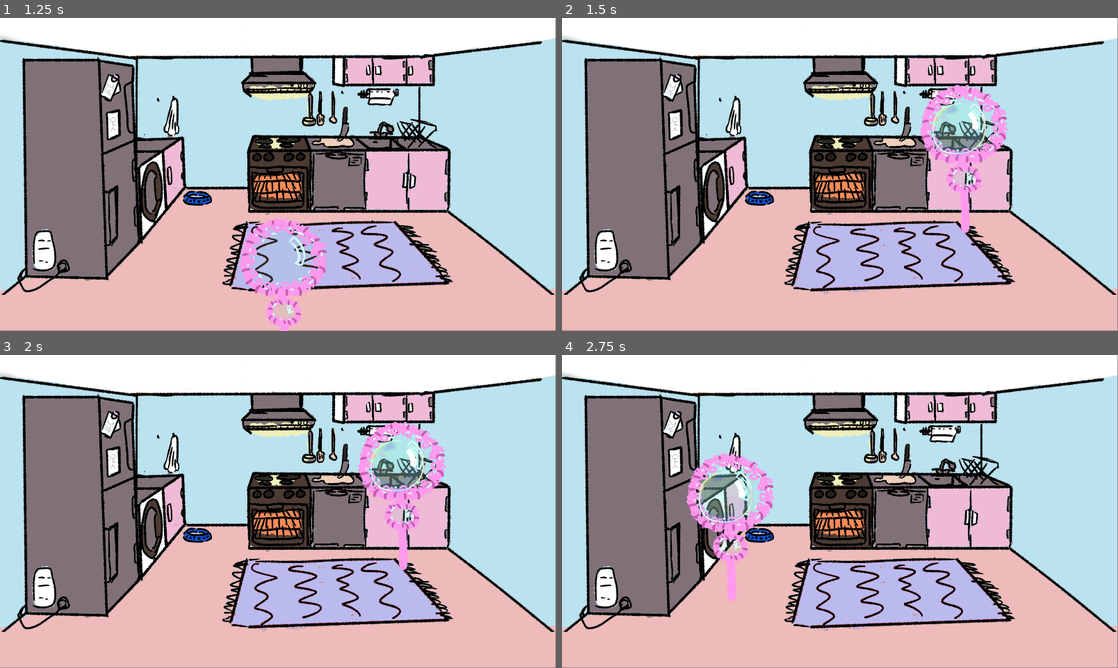
Above: before the commit, frames 1-4 (two rows, left to right).
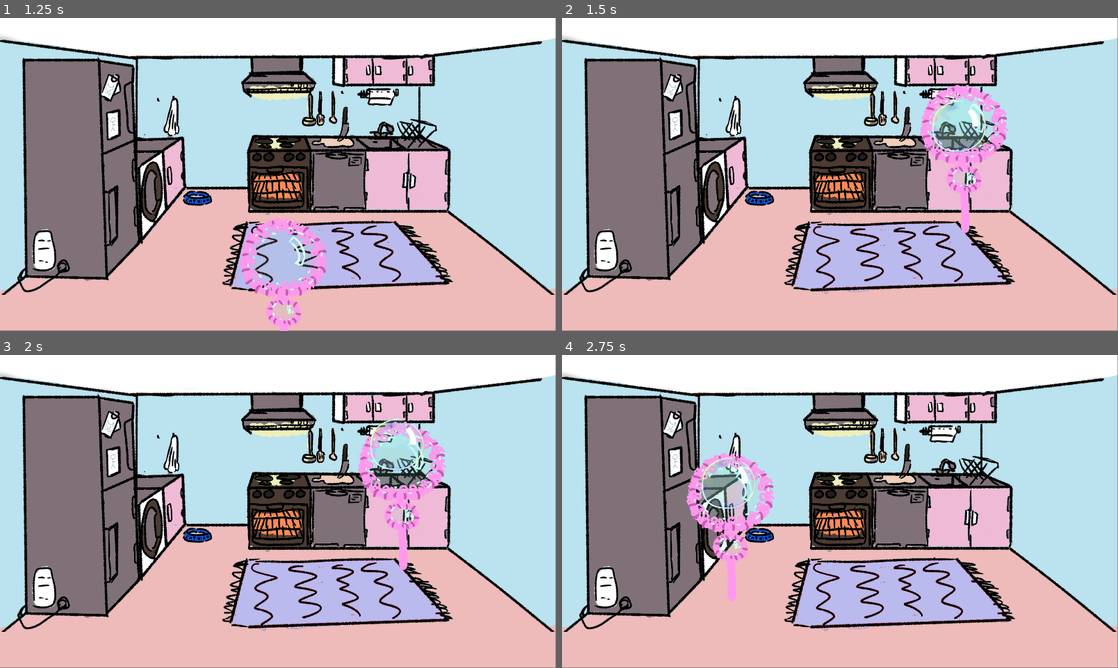
Above: after the commit, the same moments.

Repository: LuckyDiamond2/GGJ2025-Snack-attack-Bubble-Trouble
Game: Godot game, scene res://scenes/title_screen.tscn
Same seed, same stepped clock (60 frames per second), same inputs: the game is played once before the commit and once after it.
Inputs (mouse positions are in pixels of both pictures, inside the frame that each line leads up to):
- Up to frame 1 (1.25 s): click (300, 246) at 0.5 s
- Up to frame 2 (1.5 s): tap Enter at 1.25 s; move the mouse to (962, 158) at 1.27 s; click (962, 158) at 1.42 s
- Up to frame 3 (2 s): no input
- Up to frame 4 (2.75 s): move the mouse to (728, 527) at 2.02 s; click (728, 527) at 2.17 s

Frame 1 is identical in both runs. In frame 2, 0.2% of the frame differs, in the area x 66-77%, y 26-44%; in frame 3, 1.0%, in the area x 66-77%, y 20-44%; in frame 4, 0.7%.

Commit message:
add random movement to bubble

Diff:
--- a/scripts/bubble.gd
+++ b/scripts/bubble.gd
@@ -3,10 +3,13 @@
 var scene = preload("res://scenes/animated_bubble.tscn")
 var anim: AnimatedSprite2D
 
+
 var popSounds = [preload("res://assets/bubble/Pop1.mp3"),
 				preload("res://assets/bubble/Pop2.mp3"),
 				preload("res://assets/bubble/Pop3.mp3"),
 				preload("res://assets/bubble/Pop4.mp3")]
+
+var velocity: Vector2
 
 # Called when the node enters the scene tree for the first time.
 func _ready() -> void:
@@ -15,7 +18,12 @@
 	assert(anim != null)
 	add_child(anim)
 	anim.offset.y = -230
+	velocity = Vector2(randf_range(-30, 30), randf_range(-150, 0))
 	anim.play()
+
+# Called every frame. 'delta' is the elapsed time since the previous frame.
+func _process(delta: float) -> void:
+	anim.position = anim.position + velocity * delta
 
 func set_position(pos: Vector2):
 	anim.position = pos
@@ -32,7 +40,3 @@
 func _notification(what: int):
 	if what == NOTIFICATION_PREDELETE:  # Called when node is being deleted/freed
 		play_pop_sound()
-
-# Called every frame. 'delta' is the elapsed time since the previous frame.
-func _process(delta: float) -> void:
-	pass
